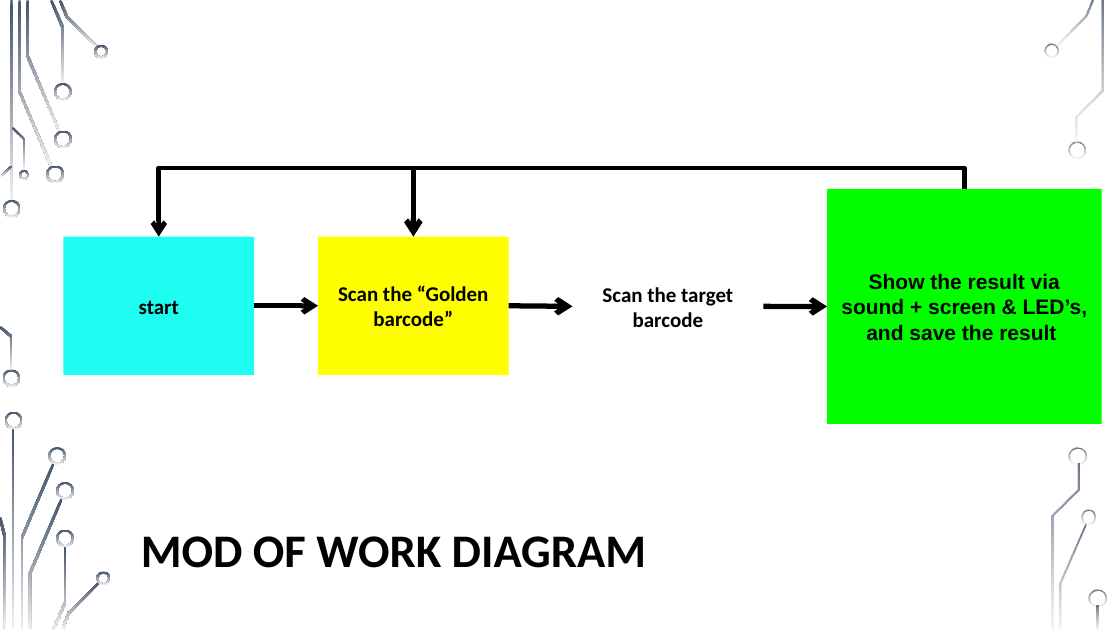
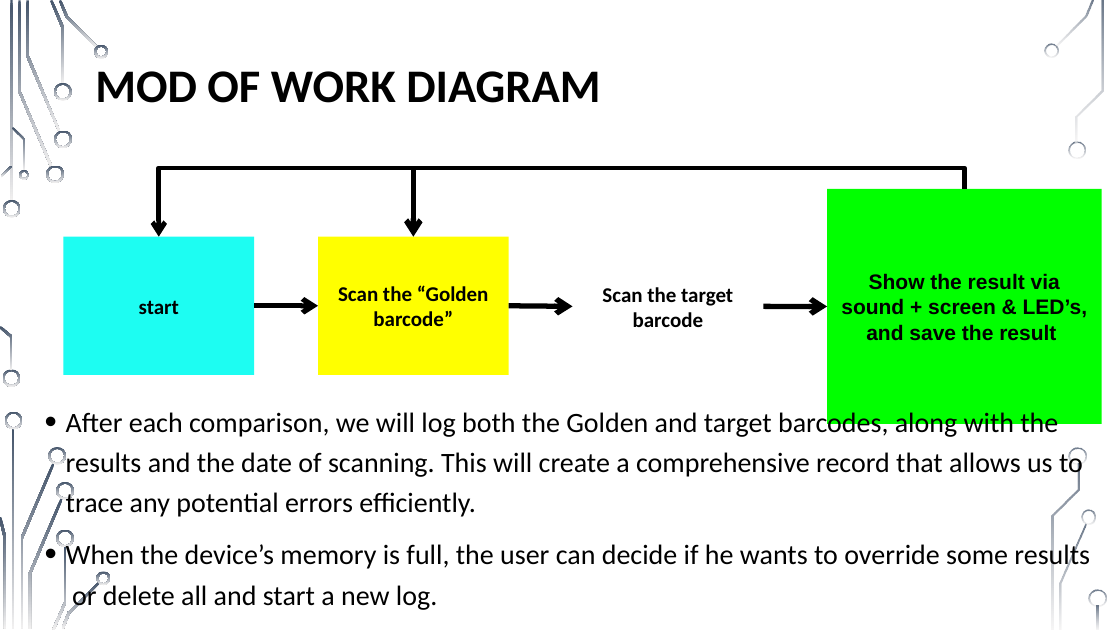
Before and after one commit to muhammad0bi/Technion_044167_E.E._project_A_IOT-Barcode_cheker, a slide deck: slide 6 of Presntations/Midterm presentation IOT Barcode checker 7681.pptx. Drawn at 1120x630 pixels with LibreOffice and Linux fonts; fonts in the diff are those of the drawing; background and template pictures are left out. Boxes give left, top, right and bottom in pixels: in the first picture for what was removed or moved away, otherwise in the second. Text is boxed around its words. In the diff, an @@ line names an element or a change of style, - is before the commit and + after.

```diff
--- a/Presntations/Midterm presentation IOT Barcode checker 7681.pptx
+++ b/Presntations/Midterm presentation IOT Barcode checker 7681.pptx
@@ title "MOD OF WORK DIAGRAM": place and size @@
-title "MOD OF WORK DIAGRAM" at bbox=[141, 536, 646, 568]
+title "MOD OF WORK DIAGRAM" at bbox=[95, 71, 600, 103]
@@ text added at bbox=[66, 409, 1090, 611], 24 pt, text #000000 @@
+• After each comparison, we will log both the Golden and target barcodes, along with the results and the date of scanning. This will create a comprehensive record that allows us to trace any potential errors efficiently.
+• When the device’s memory is full, the user can decide if he wants to override some results or delete all and start a new log.
```
Also in this commit, not shown: 2 other slides changed.
